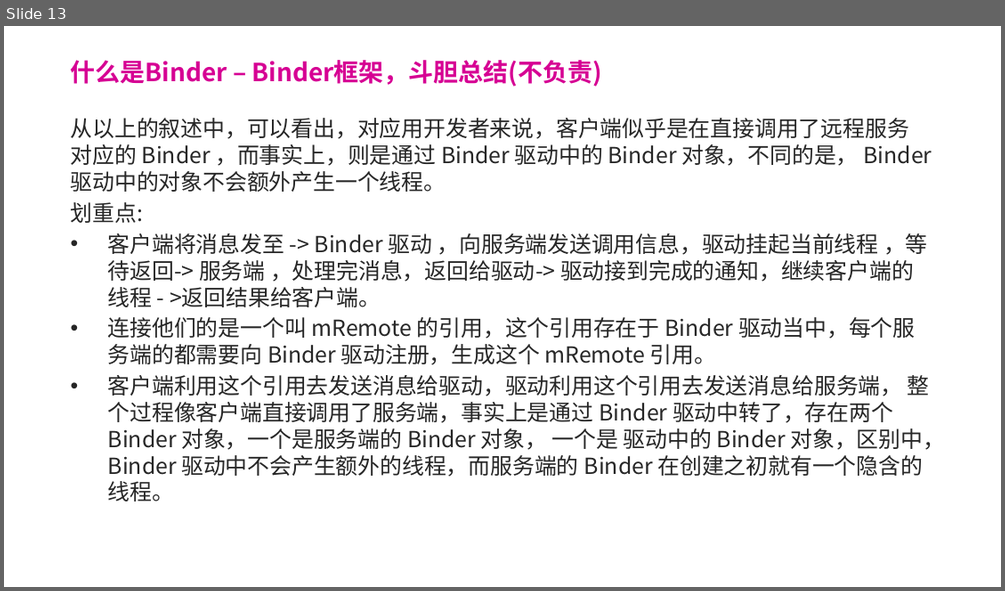
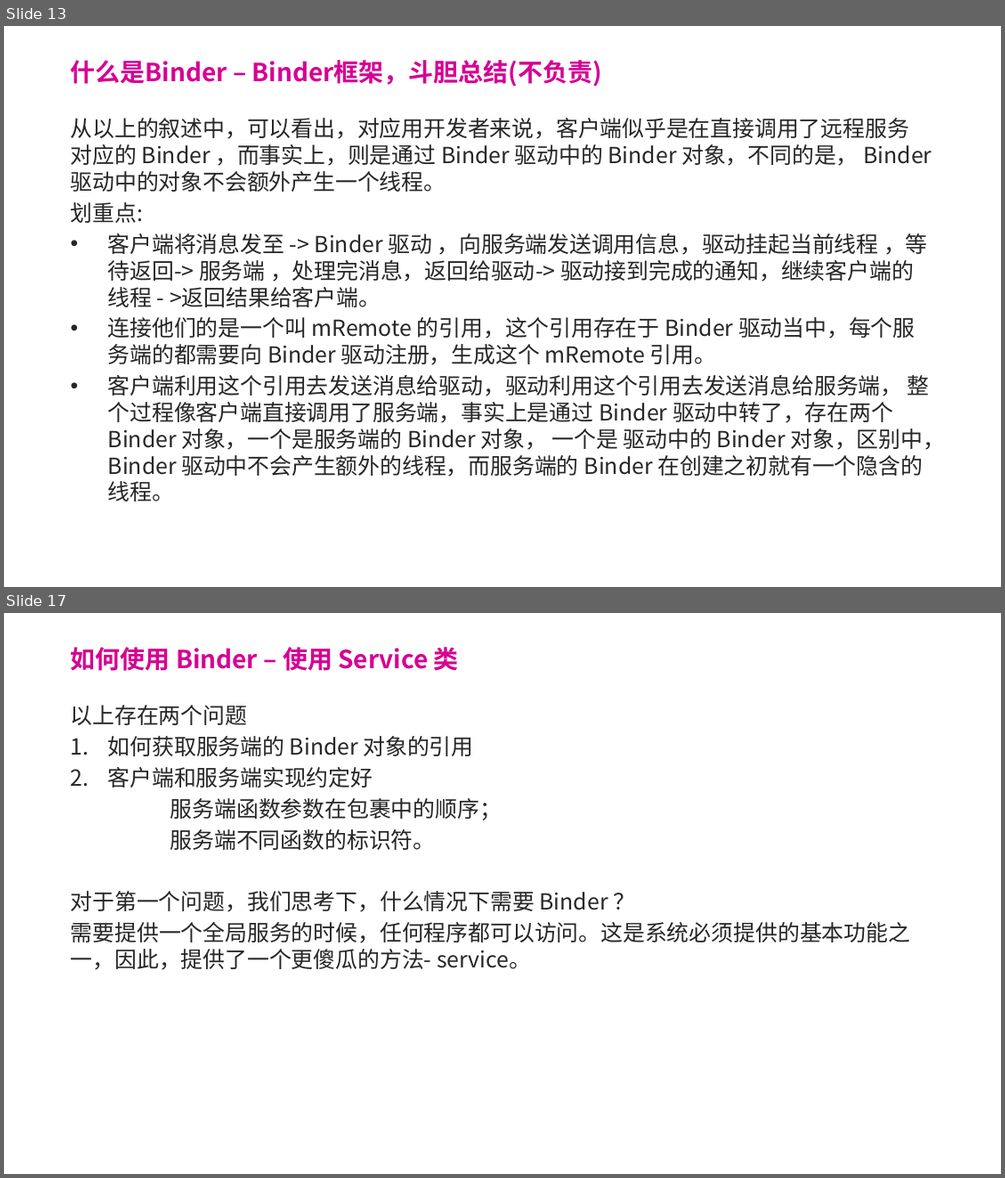
Before and after one commit to forsail/Study, a slide deck: notes/binder/binder简介.pptx. Shown one above the other, each under a label of ours: slide 13 before the commit, slides 13 and 17 after it; the slides between them are not shown. The pictures are 1005x591 and 1005x1178 pixels, drawn with LibreOffice and Linux fonts; fonts in the diff are those of the drawing; background and template pictures are left out. Boxes give left, top, right and bottom in pixels: in the first picture for what was removed or moved away, otherwise in the second. Text is boxed around its words. In the diff, an @@ line names an element or a change of style, - is before the commit and + after.

Commit message:
[ binder  ]  ppt

```diff
--- a/notes/binder/binder简介.pptx
+++ b/notes/binder/binder简介.pptx
@@ slide 17 added at <box>4,613,1001,1174</box>, background picture (left out) @@
@@ title added at <box>71,647,459,671</box>, 18 pt, text #D60093, bold @@
+如何使用 Binder – 使用 Service 类
@@ text added at <box>71,705,910,970</box>, 16 pt, text #262626 @@
+以上存在两个问题
+1. 如何获取服务端的 Binder 对象的引用
+2. 客户端和服务端实现约定好
+服务端函数参数在包裹中的顺序；
+服务端不同函数的标识符。
+对于第一个问题，我们思考下，什么情况下需要 Binder ？
+需要提供一个全局服务的时候，任何程序都可以访问。这是系统必须提供的基本功能之一，因此，提供了一个更傻瓜的方法- service。
```
Also in this commit, not shown: 1 slide changed, 6 other slides added, 2 slides removed.
